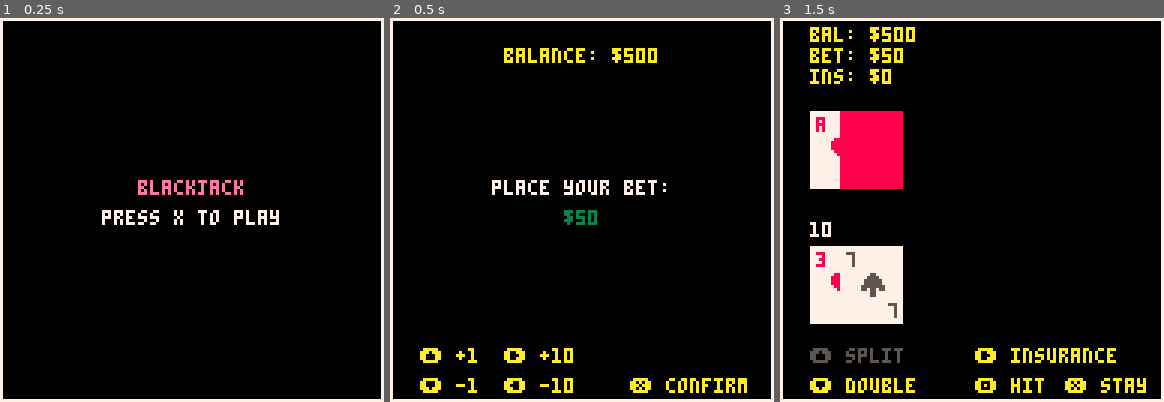
Above: before the commit, frames 1-3 (left to right).
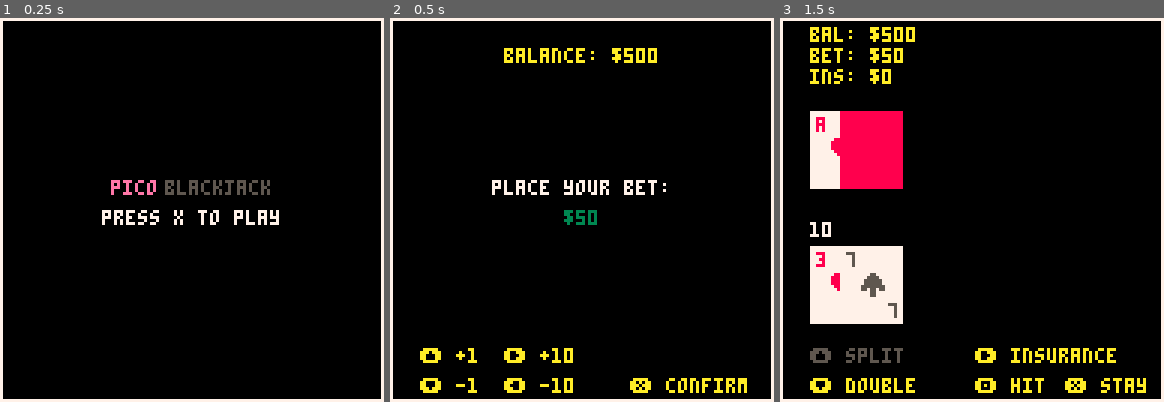
Above: after the commit, the same moments.

Repository: l4nk332/pico_blackjack
Game: PICO-8 cartridge black_jack.p8
Two runs of this game, one before a commit and one after it. Both use one fixed random seed, a clock stepped at 60 frames per second and the inputs below.
Inputs:
- Up to frame 1 (0.25 s): no input
- Up to frame 2 (0.5 s): tap X (X key) at 0.33 s
- Up to frame 3 (1.5 s): tap O (Z key) at 0.7 s; tap X (X key) at 1.07 s

The runs differ from the first frame. In frame 1, 1.0% of the frame differs, in the area x 28-71%, y 42-47%; in frame 2, nothing differs; in frame 3, nothing differs.

Commit message:
Name to pico blackjack

Diff:
--- a/black_jack.p8
+++ b/black_jack.p8
@@ -1,7 +1,7 @@
 pico-8 cartridge // http://www.pico-8.com
 version 18
 __lua__
--- pocket blackjack
+-- pico blackjack
 -- by l4nk332
 
 cartdata("l4nk332_blackjack")
@@ -230,9 +230,11 @@
 
 -- draw
 function init_screen()
-  local msg_1 = "blackjack"
+  local msg_1a = 'pico'
+  local msg_1b = "blackjack"
   local msg_2 = "press x to play"
-  print(msg_1, hcenter(msg_1), 54, 14)
+  print(msg_1a, (hcenter(msg_1a) - #msg_1b*2) - 1, 54, 14)
+  print(msg_1b, (hcenter(msg_1b) + #msg_1a*2) + 1, 54, 5)
   print(msg_2, hcenter(msg_2), 64, 7)
 end
 
